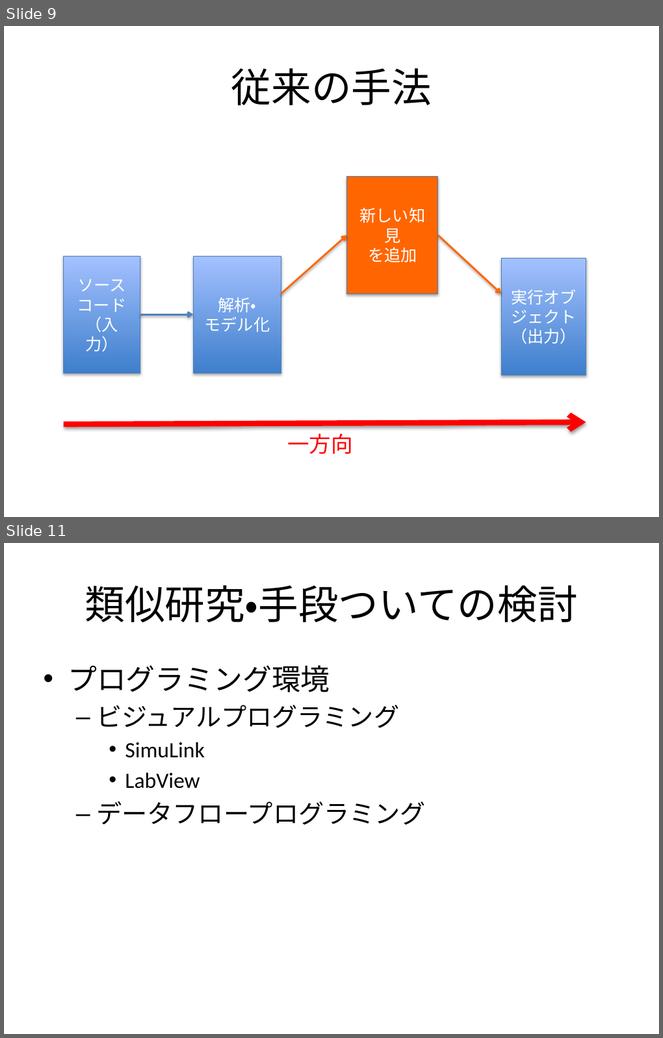
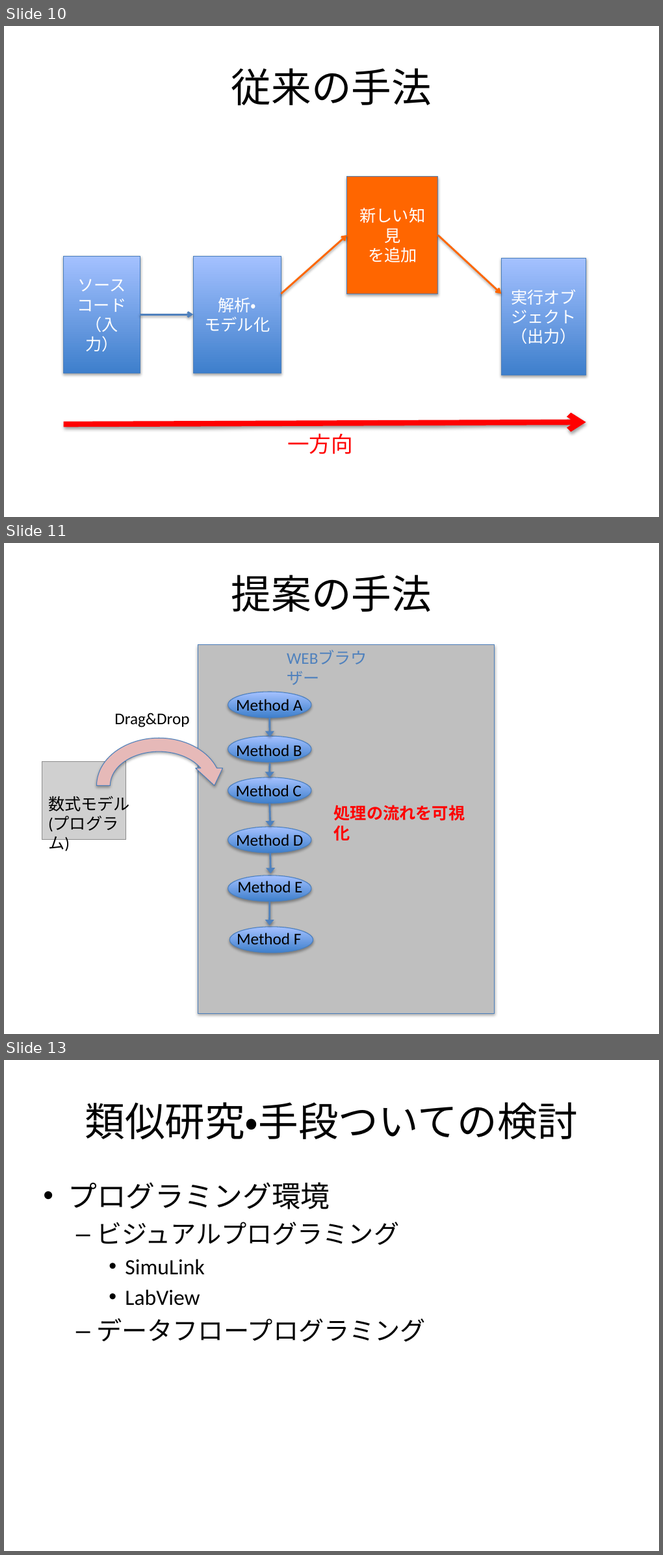
Before and after one commit to f-akazawa/akaz_uecdevelop, a slide deck: doc/中間発表資料.pptx. Shown one above the other, each under a label of ours: slides 9 and 11 before the commit, slides 10, 11 and 13 after it; the slides between them are not shown. The pictures are 663x1038 and 663x1555 pixels, drawn with LibreOffice and Linux fonts; fonts in the diff are those of the drawing; grey boxes stand for pictures. Boxes give left, top, right and bottom in pixels: in the first picture for what was removed or moved away, otherwise in the second. Text is boxed around its words. In the diff, an @@ line names an element or a change of style, - is before the commit and + after.

Commit message:
先生のコメントを反映させた
問題点は現状の図で面倒くさそうだし
提案手法はポンチ絵でまず書いてみた

```diff
--- a/doc/中間発表資料.pptx
+++ b/doc/中間発表資料.pptx
@@ slide 11 added at bbox=[4, 543, 659, 1034], background #FFFFFF @@
@@ title added at bbox=[232, 575, 432, 612], 44 pt, text #000000 @@
+提案の手法
@@ rectangle added at bbox=[198, 645, 495, 1014], fill #BFBFBF, outline #4B7EBC 0.75 pt @@
@@ text added at bbox=[280, 645, 402, 672], 18 pt, text #4F81BD @@
+WEBブラウザー
@@ ellipse added at bbox=[228, 692, 311, 718], fill gradient #3F80CE to #A4C4FF, outline #4B7EBC 0.75 pt @@
@@ text added at bbox=[236, 698, 303, 715], 18 pt, text #000000 @@
+Method A
@@ text added at bbox=[114, 713, 189, 728], 18 pt, text #000000 @@
+Drag&Drop
@@ arrow added from (270, 718) to (270, 737), #4F81BD 2 pt @@
@@ circular arrow added at bbox=[90, 731, 228, 841], fill #E6B9B8, outline #4B7EBC 0.75 pt @@
@@ ellipse added at bbox=[228, 736, 311, 763], fill gradient #3F80CE to #A4C4FF, outline #4B7EBC 0.75 pt @@
@@ text added at bbox=[236, 743, 302, 760], 18 pt, text #000000 @@
+Method B
@@ picture added at bbox=[42, 762, 126, 841] @@
@@ arrow added from (270, 763) to (269, 778), #4F81BD 2 pt @@
@@ text added at bbox=[48, 793, 130, 832], 18 pt, text #000000 @@
+数式モデル
+(プログラム)
@@ ellipse added at bbox=[228, 778, 311, 804], fill gradient #3F80CE to #A4C4FF, outline #4B7EBC 0.75 pt @@
@@ text added at bbox=[236, 783, 301, 801], 18 pt, text #000000 @@
+Method C
@@ arrow added from (270, 804) to (270, 826), #4F81BD 2 pt @@
@@ text added at bbox=[334, 805, 466, 841], 18 pt, text #FF0000, bold @@
+処理の流れを可視化
@@ ellipse added at bbox=[228, 826, 311, 853], fill gradient #3F80CE to #A4C4FF, outline #4B7EBC 0.75 pt @@
@@ text added at bbox=[236, 833, 303, 850], 18 pt, text #000000 @@
+Method D
@@ arrow added from (270, 853) to (270, 874), #4F81BD 2 pt @@
@@ ellipse added at bbox=[228, 876, 311, 902], fill gradient #3F80CE to #A4C4FF, outline #4B7EBC 0.75 pt @@
@@ text added at bbox=[237, 880, 302, 893], 18 pt, text #000000 @@
+Method E
@@ arrow added from (270, 902) to (269, 926), #4F81BD 2 pt @@
@@ ellipse added at bbox=[230, 927, 313, 953], fill gradient #3F80CE to #A4C4FF, outline #4B7EBC 0.75 pt @@
@@ text added at bbox=[237, 932, 302, 949], 18 pt, text #000000 @@
+Method F
@@ what was slide 9 is now slide 10 @@
@@ what was slide 11 is now slide 13 @@
```
Also in this commit, not shown: 3 slides changed, 2 other slides added, 3 slides removed.
